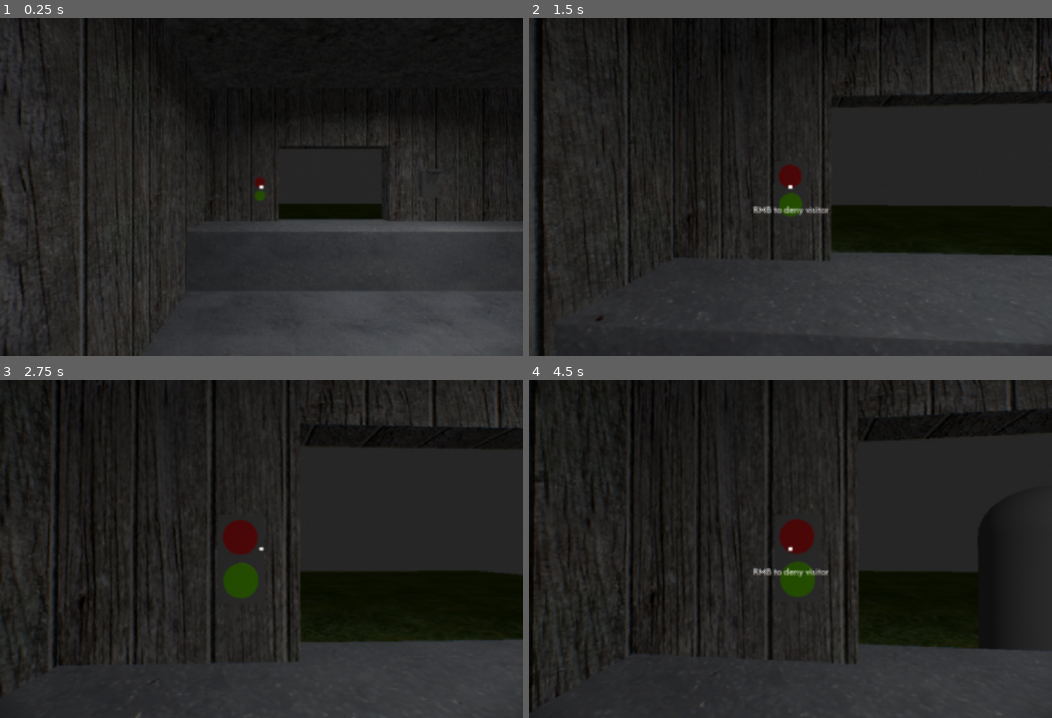
Above: before the commit, frames 1-4 (two rows, left to right).
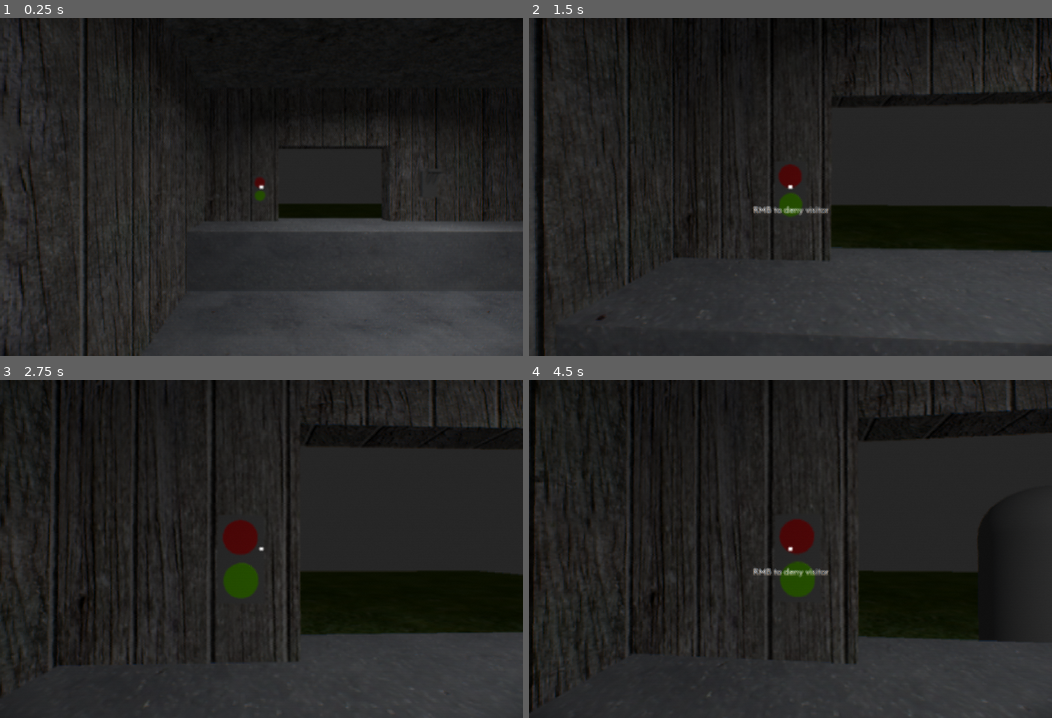
Above: after the commit, the same moments.

Repository: derukaeru/identity
Game: Godot game, scene res://src/scenes/main/main.tscn
Same seed, same stepped clock (60 frames per second), same inputs: the game is played once before the commit and once after it.
Inputs (mouse positions are in pixels of both pictures, inside the frame that each line leads up to):
- Up to frame 1 (0.25 s): no input
- Up to frame 2 (1.5 s): tap Enter at 0.5 s; move the mouse to (816, 187) at 0.52 s; hold W (forward) from 0.53 s (still down); tap Alt at 0.6 s; click (816, 187) at 0.67 s; move the mouse to (764, 187) at 1.27 s; tap Shift at 1.35 s; click (764, 187) at 1.42 s
- Up to frame 3 (2.75 s): keep holding W (forward); move the mouse to (271, 542) at 2.02 s; tap Alt at 2.1 s; click (271, 542) at 2.17 s
- Up to frame 4 (4.5 s): keep holding W (forward); tap Space at 2.75 s; move the mouse to (785, 555) at 2.77 s; tap Shift at 2.85, 4.35 s; click (785, 555) at 2.92 s; move the mouse to (827, 552) at 3.52 s; tap Alt at 3.6 s; click (827, 552) at 3.67 s; move the mouse to (748, 545) at 4.27 s; click (748, 545) at 4.42 s

The runs differ from the first frame. In frame 1, less than 0.1% of the frame differs, in the area x 53-73%, y 59-60%; in frame 2, 0.6%; in frame 3, 1.0%, in the area x 25-100%, y 74-100%; in frame 4, 0.8%.

Commit message:
feat: added inspection screen

Diff:
--- a/src/scenes/entities/player.gd
+++ b/src/scenes/entities/player.gd
@@ -2,18 +2,26 @@
 
 @onready var camera: Camera3D = $Camera3D
 @onready var raycast: RayCast3D = $Camera3D/RayCast3D
+@onready var ui: CanvasLayer = $ui
 
+var camera_tween: Tween
+
+var mouse_sensitivity: float = 0.001
 var default_speed: float = 3.4
 var speed: float = default_speed
+
 @export var gravity: float = 9.8
-
-var mouse_sensitivity: float = 0.001
-var can_move: bool = true
 
 var current_interactable: InteractableComponent = null
 var item_held: Item = null
 
 var in_dialogue: bool = false
+var can_move: bool = true
+var inspecting: bool = false
+var can_look: bool = true
+
+var default_cam_transform: Transform3D
+var inspection_position: Marker3D
 
 func _ready() -> void:
 	Util.mouse_captured()
@@ -23,6 +31,10 @@
 
 	EventManager.open_dialogue.connect(open_dialogue)
 	EventManager.close_dialogue.connect(close_dialogue)
+
+	EventManager.inspect_visitor.connect(toggle_inspection)
+
+	default_cam_transform = camera.global_transform
 
 func _physics_process(delta: float) -> void:
 	if not is_on_floor():
@@ -62,6 +74,7 @@
 			_interact()
 
 func _unhandled_input(event: InputEvent) -> void:
+	if not can_look or inspecting: return
 	if event is InputEventMouseMotion:
 		camera.global_rotation.x -= event.relative.y * mouse_sensitivity
 		camera.global_rotation.x = clamp(camera.global_rotation.x, -1.3, 1)
@@ -94,8 +107,33 @@
 
 func close_dialogue() -> void:
 	in_dialogue = false
+	can_look = true
 	continue_movement()
 
 func open_dialogue() -> void:
 	in_dialogue = true
+	can_look = false
 	stop_movement()
+
+func toggle_inspection(marker: Marker3D) -> void:
+	if camera_tween and camera_tween.is_running():
+		camera_tween.kill()
+
+	inspection_position = marker
+	inspecting = !inspecting
+	var target_transform: Transform3D
+	if inspecting:
+		target_transform = inspection_position.global_transform
+		can_look = false
+		stop_movement()
+	else:
+		target_transform = default_cam_transform
+		can_look = true
+		continue_movement()
+
+	camera_tween = create_tween()
+	camera_tween.set_trans(Tween.TRANS_SINE)
+	camera_tween.set_ease(Tween.EASE_IN_OUT)
+	camera_tween.tween_property(camera, "global_transform", target_transform, 0.4)
+
+	Util.mouse_visible()
--- a/src/scenes/entities/visitor.gd
+++ b/src/scenes/entities/visitor.gd
@@ -8,8 +8,9 @@
 }
 
 @export var state: STATES = STATES.IDLE
-@export var personality: VisitorData.Personality = VisitorData.Personality.NEUTRAL
+@export var personality: VisitorData.Personalities = VisitorData.Personalities.NEUTRAL
 
+@export var data: VisitorData
 @export var answers: Array[String] = []
 
 var gave_id: bool = false
@@ -22,6 +23,9 @@
 	EventManager.deny_visitor.connect(denied)
 	EventManager.ask_question.connect(asked_question)
 
+	if data:
+		answers = data.answers
+
 func _process(delta: float) -> void:
 	match state:
 		STATES.IDLE:
@@ -32,15 +36,16 @@
 
 			if has_arrived():
 				if approved:
-					pass
+					EventManager.visitor_entered.emit()
 				else:
-					pass
+					EventManager.visitor_left.emit()
 				queue_free()
 		STATES.ENTERING:
 			progress += speed * delta
 
 			if has_arrived():
 				state = STATES.WAITING
+				EventManager.visitor_waiting.emit()
 				EventManager.move_visitor.emit(self)
 		STATES.WAITING:
 			if gave_id: return
--- a/src/scenes/entities/visitor.tscn
+++ b/src/scenes/entities/visitor.tscn
@@ -1,7 +1,13 @@
 [gd_scene format=3 uid="uid://cbohr47pmqp04"]
 
 [ext_resource type="Script" uid="uid://dcj8ifun7niju" path="res://src/scenes/entities/visitor.gd" id="1_07wwt"]
+[ext_resource type="Script" uid="uid://crgeu2p3bitis" path="res://src/scripts/components/visitor_data.gd" id="2_k0da0"]
 [ext_resource type="Script" uid="uid://dne60fecxdfcj" path="res://src/scripts/components/interactable_component.gd" id="2_ylbyu"]
+[ext_resource type="Script" uid="uid://bvqtruv3wwnm0" path="res://src/scripts/components/symptom_data.gd" id="3_gh3w8"]
+
+[sub_resource type="Resource" id="Resource_1y3c6"]
+script = ExtResource("2_k0da0")
+metadata/_custom_type_script = "uid://crgeu2p3bitis"
 
 [sub_resource type="CapsuleMesh" id="CapsuleMesh_2yfux"]
 radius = 0.6
@@ -15,6 +21,7 @@
 use_model_front = true
 loop = false
 script = ExtResource("1_07wwt")
+data = SubResource("Resource_1y3c6")
 
 [node name="MeshInstance3D" type="MeshInstance3D" parent="." unique_id=384027435]
 transform = Transform3D(1, 0, 0, 0, 1, 0, 0, 0, 1, 0, 1.4766984, 0)
--- a/src/scenes/items/id.gd
+++ b/src/scenes/items/id.gd
@@ -1,7 +1 @@
 class_name ID extends Item
-
-@export var visitor_fname: String = ""
-@export var visitor_lname: String = ""
-
-func _on_interacted() -> void:
-	pass # Replace with function body.
--- a/src/scenes/maps/inspection_booth.gd
+++ b/src/scenes/maps/inspection_booth.gd
@@ -11,6 +11,8 @@
 
 @onready var deny_button_animation: AnimationPlayer = $objects/deny/DenyButtonAnimation
 @onready var approve_button_animation: AnimationPlayer = $objects/approve/ApproveButtonAnimation
+
+@onready var inspection_marker: Marker3D = $objects/inspection_location
 
 func _ready() -> void:
 	EventManager.move_visitor.connect(move_visitor)
@@ -49,5 +51,4 @@
 	approve_button_animation.play("click")
 
 func _on_lever_interacted() -> void:
-	# inspect symptoms
-	pass
+	EventManager.inspect_visitor.emit(inspection_marker)
--- a/src/scenes/maps/inspection_booth.tscn
+++ b/src/scenes/maps/inspection_booth.tscn
@@ -67,7 +67,7 @@
 texture_filter = 0
 
 [sub_resource type="BoxMesh" id="BoxMesh_la05k"]
-size = Vector3(9.34288, 1.5, 1.7826355)
+size = Vector3(9.34288, 1.5, 1.9894623)
 
 [sub_resource type="StandardMaterial3D" id="StandardMaterial3D_vwel7"]
 albedo_texture = ExtResource("3_61erh")
@@ -307,7 +307,7 @@
 mesh = SubResource("BoxMesh_cx2a6")
 
 [node name="MeshInstance3D8" type="MeshInstance3D" parent="walls" unique_id=1318046428]
-transform = Transform3D(1, 0, 0, 0, 1, 0, 0, 0, 1, -1.3966947, 0.50057507, -4.504573)
+transform = Transform3D(1, 0, 0, 0, 1, 0, 0, 0, 1, -1.3966947, 0.50057507, -4.6079865)
 material_override = SubResource("StandardMaterial3D_m521s")
 cast_shadow = 2
 mesh = SubResource("BoxMesh_la05k")
@@ -401,6 +401,9 @@
 [node name="lever" parent="objects" unique_id=809812811 instance=ExtResource("8_1y3c6")]
 transform = Transform3D(1, 0, 0, 0, 1, 0, 0, 0, 1, 4.509021, 2.2688494, -5.9444294)
 
+[node name="inspection_location" type="Marker3D" parent="objects" unique_id=301145959]
+transform = Transform3D(1, 0, 0, 0, 1, 0, 0, 0, 1, 1.9436998, 2.2591372, -5.2549815)
+
 [node name="items" type="Node3D" parent="." unique_id=1048745679]
 transform = Transform3D(1, 0, 0, 0, 1, 0, 0, 0, 1, 1.7861822, 1.2847733, -5.524642)
 
--- a/src/scenes/menu/ui.gd
+++ b/src/scenes/menu/ui.gd
@@ -12,6 +12,8 @@
 
 @onready var questions_container: VBoxContainer = $dialogue_container/dialogue_panel/questions
 @onready var continue_icon: TextureRect = $dialogue_container/dialogue_panel/continue
+
+@onready var visitor_inspection: Control = $visitor_inspection
 
 @export var rotation_speed: float = 0.002
 var dragging: bool = false
@@ -71,6 +73,9 @@
 
 	current_dialogue = dialog
 	show_dialogue()
+
+	is_typing = true
+	skip_typing = false
 
 	for i in range(dialog.length()):
 		if skip_typing:
@@ -149,3 +154,9 @@
 			skip_typing = true
 		else:
 			hide_dialogue()
+
+func open_visitor_inspection() -> void:
+	visitor_inspection.show()
+
+func hide_visitor_inspection() -> void:
+	visitor_inspection.hide()
--- a/src/scenes/menu/ui.tscn
+++ b/src/scenes/menu/ui.tscn
@@ -133,6 +133,12 @@
 grow_horizontal = 2
 grow_vertical = 2
 mouse_filter = 2
+
+[node name="visitor_inspection" type="Control" parent="." unique_id=1740778007]
+layout_mode = 3
+anchors_preset = 0
+offset_right = 40.0
+offset_bottom = 40.0
 
 [node name="inspection" type="Control" parent="." unique_id=728602355]
 visible = false
--- a/src/scenes/objects/lever.tscn
+++ b/src/scenes/objects/lever.tscn
@@ -68,7 +68,7 @@
 mesh = SubResource("BoxMesh_2yfux")
 
 [node name="bar_pivot" type="Node3D" parent="." unique_id=634892314]
-transform = Transform3D(1, 0, 0, 0, 0.8870108, -0.4617486, 0, 0.4617486, 0.8870108, 0, 0, 0)
+transform = Transform3D(1, 0, 0, 0, 0.88701075, -0.46174857, 0, 0.46174857, 0.88701075, 0, 0, 0)
 
 [node name="bar" type="MeshInstance3D" parent="bar_pivot" unique_id=1238704322]
 transform = Transform3D(1, 0, 0, 0, 1, 0, 0, 0, 1, -0.06864604, 0.18, 0)
--- a/src/scripts/autoloads/event_manager.gd
+++ b/src/scripts/autoloads/event_manager.gd
@@ -29,3 +29,10 @@
 signal dialogue_finished
 signal close_dialogue
 signal open_dialogue
+
+signal inspect_visitor(marker: Marker3D)
+
+signal visitor_entered
+signal visitor_left
+signal visitor_waiting
+signal spawn_visitor
--- a/src/scripts/autoloads/game_manager.gd
+++ b/src/scripts/autoloads/game_manager.gd
@@ -1,10 +1,22 @@
 extends Node
-
-var level: int = 1
-var locked_levels: Array = [true, true, true, true]
 
 var game_running: bool = true
 var current_map: String = "inspection_booth"
 
+var has_visitor: bool = false
+
 func _ready() -> void:
 	process_mode = Node.PROCESS_MODE_ALWAYS
+
+	EventManager.visitor_waiting.connect(visitor_waiting)
+	EventManager.visitor_entered.connect(visitor_entered)
+	EventManager.visitor_left.connect(visitor_left)
+
+func visitor_waiting() -> void:
+	has_visitor = true
+
+func visitor_left() -> void:
+	has_visitor = false
+
+func visitor_entered() -> void:
+	has_visitor = false
--- /dev/null
+++ b/src/scripts/components/symptom_data.gd
@@ -0,0 +1,6 @@
+class_name SymptomData extends Resource
+
+@export var symptom_name: String = ""
+@export var description: String = ""
+@export var severity: int = 1
+@export var is_infected: bool = false
--- a/src/scripts/components/visitor_data.gd
+++ b/src/scripts/components/visitor_data.gd
@@ -5,13 +5,24 @@
 	FEMALE
 }
 
-enum Personality {
+enum Personalities {
 	NEUTRAL,
 	CALM,
 	AGGRESSIVE,
 	NERVOUS,
 	CONFUSED,
 	EVASIVE
+}
+
+enum Places_Of_Origin {
+	Kantric
+}
+
+enum Blood_Types {
+	O,
+	A,
+	B,
+	AB
 }
 
 @export var first_name: String = "John"
@@ -22,3 +33,7 @@
 
 @export var answers: Array[String] = ["", "", ""]
 @export var infected: bool = false
+
+@export var symptoms: Array[SymptomData]
+@export var blood_type: Blood_Types
+@export var place_of_origin: Places_Of_Origin
Not shown, added: src/scripts/components/symptom_data.gd.uid
